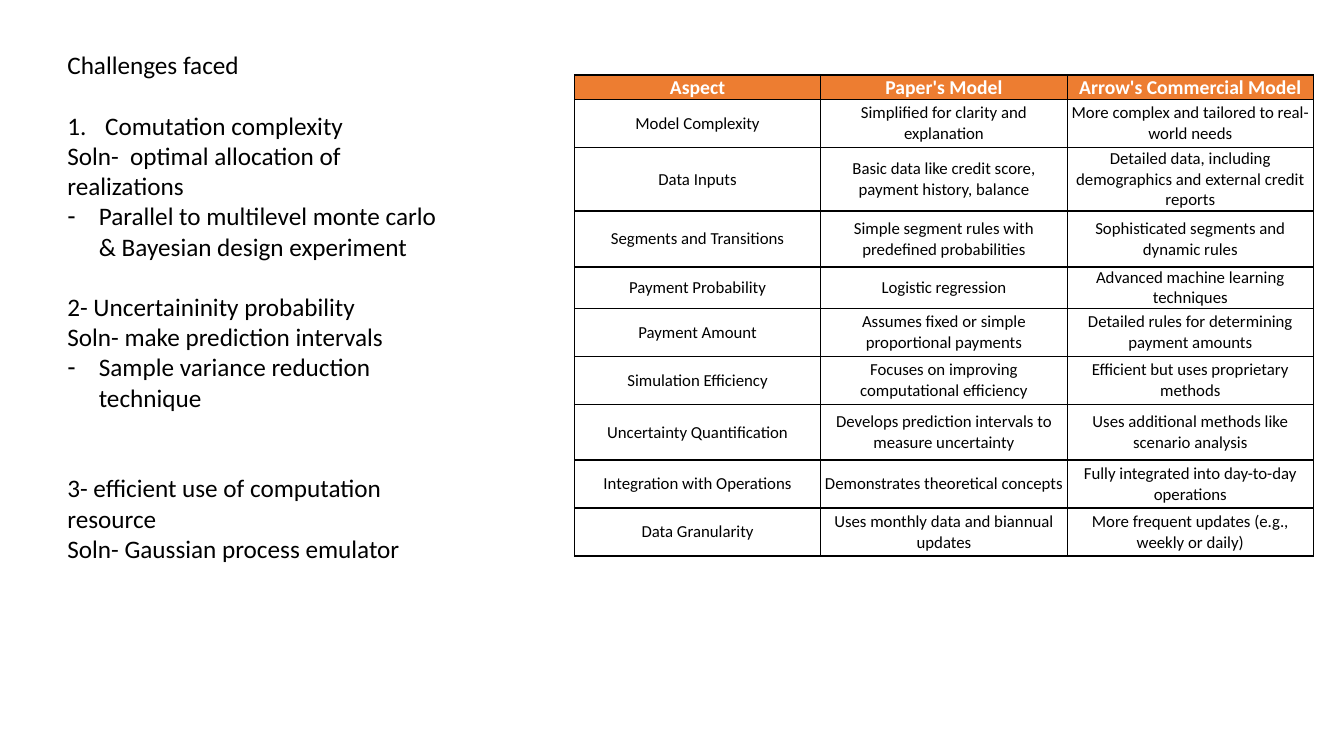
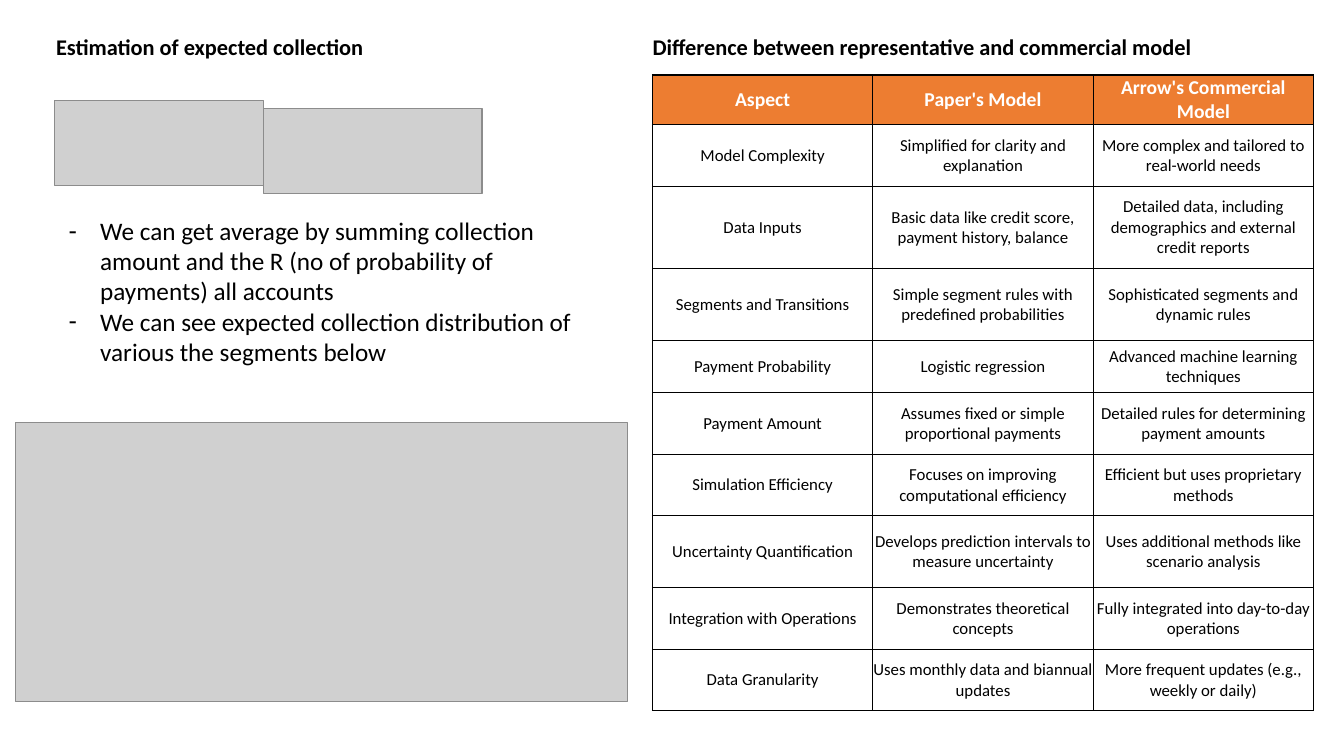
Before and after one commit to dcrey7/Interview-hackathons-assignment, a slide deck: slide 9 of Efficient forecasting and uncertainty quantification for large scale.pptx (slide 3 before the commit). Drawn at 1344x756 pixels with LibreOffice and Linux fonts; fonts in the diff are those of the drawing; grey boxes stand for pictures. Boxes give left, top, right and bottom in pixels: in the first picture for what was removed or moved away, otherwise in the second. Text is boxed around its words. In the diff, an @@ line names an element or a change of style, - is before the commit and + after.

```diff
--- a/Efficient forecasting and uncertainty quantification for large scale.pptx
+++ b/Efficient forecasting and uncertainty quantification for large scale.pptx
@@ text added at [56,39,363,59], 16 pt, text #000000, bold @@
+Estimation of expected collection
@@ text removed at [67,56,436,562] @@
-Challenges faced
-1. Comutation complexity
-Soln- optimal allocation of realizations
-– Parallel to multilevel monte carlo & Bayesian design experiment
-2- Uncertaininity probability
-Soln- make prediction intervals
-– Sample variance reduction technique
-3- efficient use of computation resource
-Soln- Gaussian process emulator
@@ text added at [653,39,1191,59], 16 pt, text #000000, bold @@
+Difference between representative and commercial model
@@ table: place and size @@
-table at [575,75,1313,556]
+table at [652,75,1315,711]
@@ picture added at [54,101,263,187] @@
@@ picture added at [263,108,482,194] @@
@@ text added at [100,222,571,366], 18 pt, text #000000 @@
+– We can get average by summing collection amount and the R (no of probability of payments) all accounts
+– We can see expected collection distribution of various the segments below
@@ picture added at [15,423,628,703] @@
```
Also in this commit, not shown: 1 other slide changed, 12 slides added, 3 slides removed.
